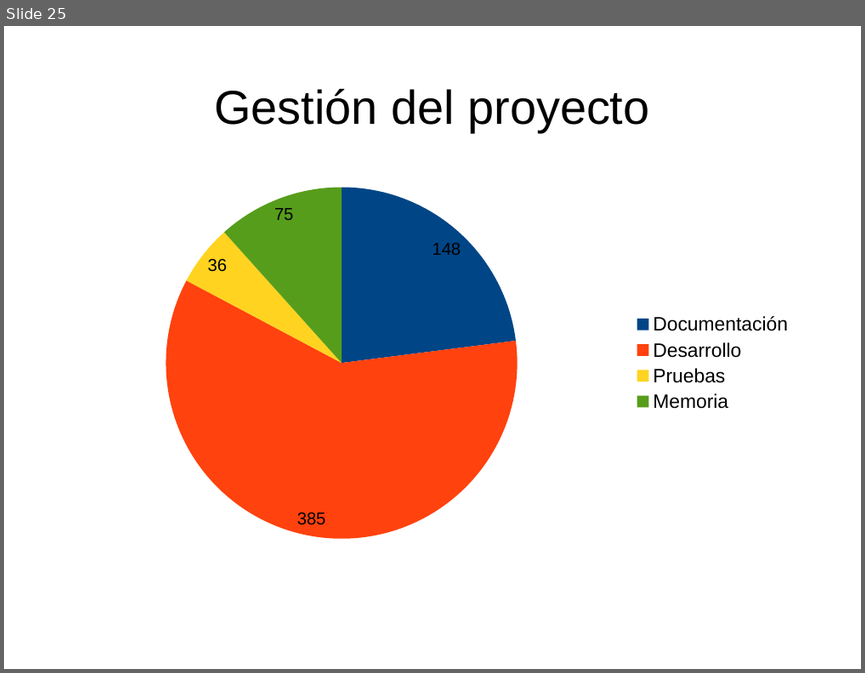
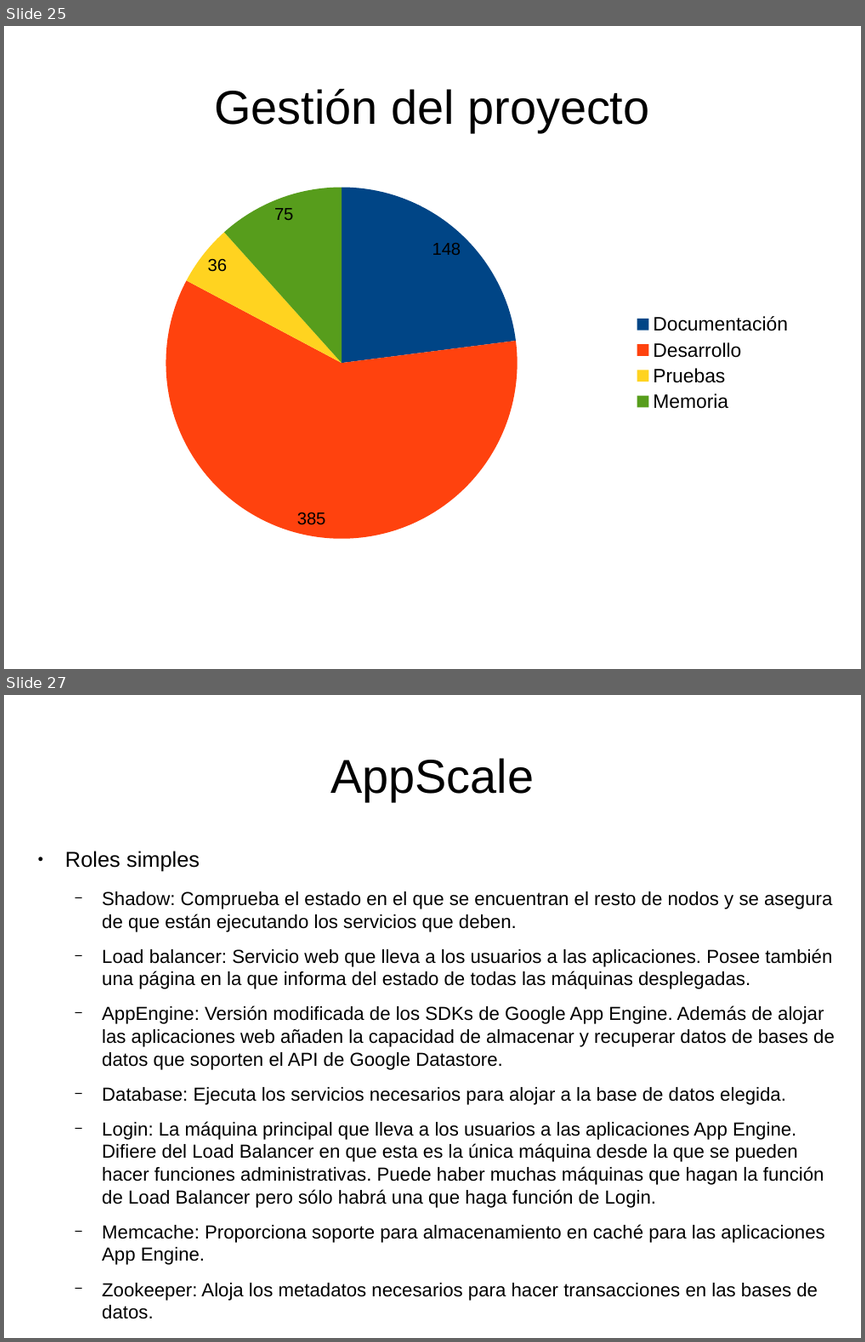
Before and after one commit to dcere/pfc, a slide deck: adm/presentacion/presentacion.odp. Shown one above the other, each under a label of ours: slide 25 before the commit, slides 25 and 27 after it; the slides between them are not shown. The pictures are 865x673 and 865x1342 pixels, drawn with LibreOffice and Linux fonts; fonts in the diff are those of the drawing. Boxes give left, top, right and bottom in pixels: in the first picture for what was removed or moved away, otherwise in the second. Text is boxed around its words. In the diff, an @@ line names an element or a change of style, - is before the commit and + after.

Commit message:
[adm] Presentation: AppScale and web architecture extra slides

```diff
--- a/adm/presentacion/presentacion.odp
+++ b/adm/presentacion/presentacion.odp
@@ slide 27 added at (x1=4, y1=695, x2=861, y2=1338), background #FFFFFF @@
@@ title added at (x1=330, y1=758, x2=534, y2=801), 44 pt, text #000000 @@
+AppScale
@@ text added at (x1=65, y1=851, x2=834, y2=1319), 17.5 pt, text #000000 @@
+● Roles simples
+  − Shadow: Comprueba el estado en el que se encuentran el resto de nodos y se asegura de que están ejecutando los servicios que deben.
+  − Load balancer: Servicio web que lleva a los usuarios a las aplicaciones. Posee también una página en la que informa del estado de todas las máquinas desplegadas.
+  − AppEngine: Versión modificada de los SDKs de Google App Engine. Además de alojar las aplicaciones web añaden la capacidad de almacenar y recuperar datos de bases de datos que soporten el API de Google Datastore.
+  − Database: Ejecuta los servicios necesarios para alojar a la base de datos elegida.
+  − Login: La máquina principal que lleva a los usuarios a las aplicaciones App Engine. Difiere del Load Balancer en que esta es la única máquina desde la que se pueden hacer funciones administrativas. Puede haber muchas máquinas que hagan la función de Load Balancer pero sólo habrá una que haga función de Login.
+  − Memcache: Proporciona soporte para almacenamiento en caché para las aplicaciones App Engine.
+  − Zookeeper: Aloja los metadatos necesarios para hacer transacciones en las bases de datos.
+  − Open: No ejecuta nada por defecto, pero está disponible en caso de que sea necesario. Estas máquinas son las utilizadas para ejecutar trabajos MPI.
```
Also in this commit, not shown: 2 other slides added, 1 slide removed, 1 other file.
